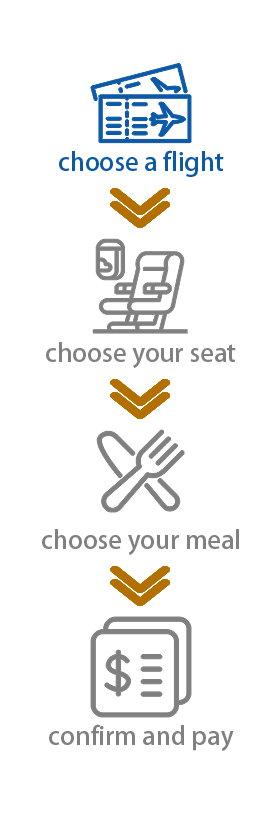
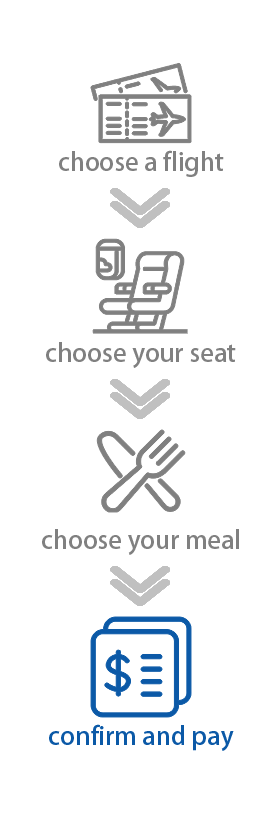
Layered file, before and after one edit (w=280, h=840). Changes by layer:
painted on "progMeal" over [97, 430, 185, 512]
